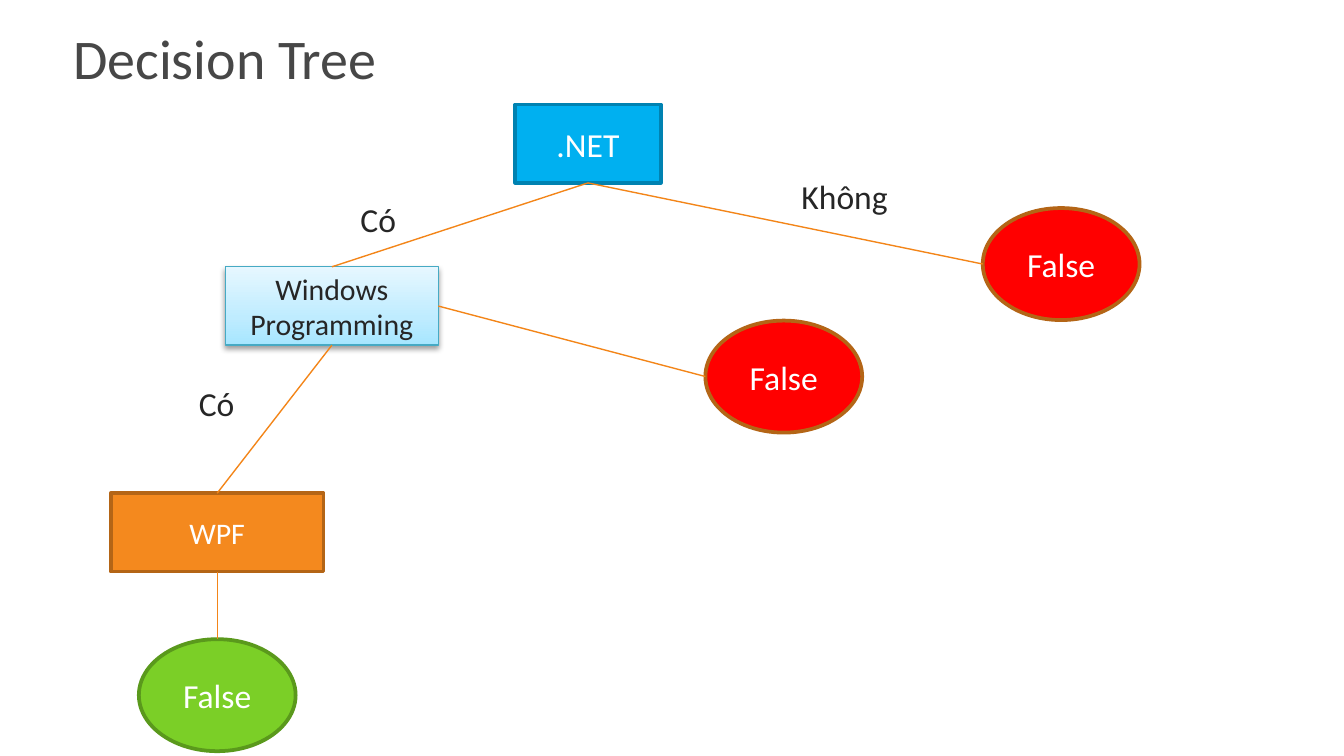
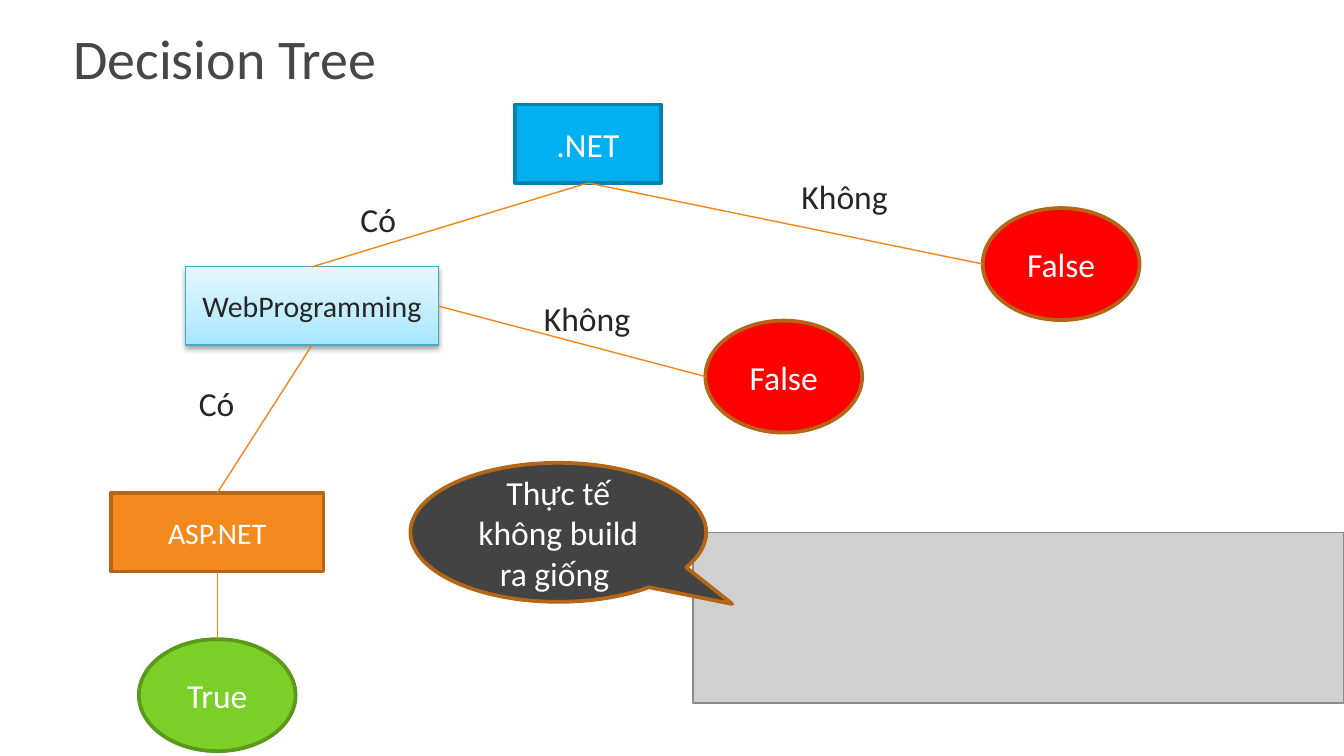
Before and after one commit to khanhduy94/jobzoom, a slide deck: slide 15 of Documents/JobZoom.pptx. Drawn at 1344x756 pixels with LibreOffice and Linux fonts; fonts in the diff are those of the drawing; grey boxes stand for pictures; background and template pictures are left out. Boxes give left, top, right and bottom in pixels: in the first picture for what was removed or moved away, otherwise in the second. Text is boxed around its words. In the diff, an @@ line names an element or a change of style, - is before the commit and + after.

```diff
--- a/Documents/JobZoom.pptx
+++ b/Documents/JobZoom.pptx
@@ line moved from (589, 183) - (332, 267) to (589, 183) - (312, 267) @@
@@ rectangle "WebProgramming": place and size @@
-rectangle "WebProgramming" at (226,267,438,345)
+rectangle "WebProgramming" at (185,267,438,345)
@@ text in rectangle at (202,296,421,322): text changed @@
-Windows Programming
+WebProgramming
@@ text added at (544,307,630,339), 18 pt, text #262626 @@
+Không
@@ line moved from (332, 345) - (218, 493) to (312, 345) - (218, 493) @@
@@ speech bubble added at (410,462,706,601), fill #434343, outline #B56516 2 pt, 18 pt, text #FFFFFF @@
+Thực tế không build ra giống
@@ text in rectangle at (168,524,266,544): text changed @@
-WPF
+ASP.NET
@@ picture added at (694,532,1344,703) @@
@@ text in ellipse at (187,686,247,709): text changed @@
-False
+True
```
Also in this commit, not shown: 1 other slide changed, 1 slide added, 10 other files.
